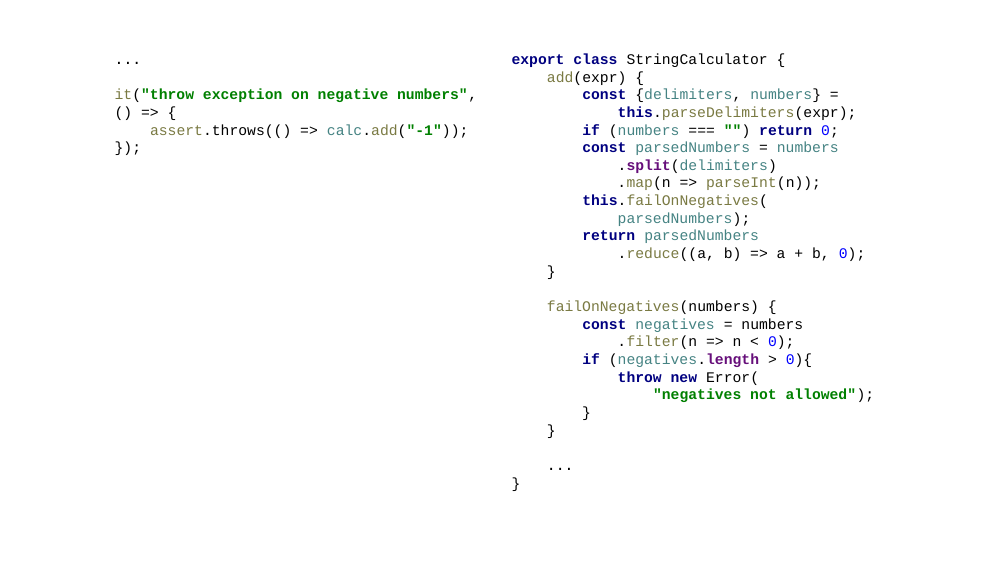
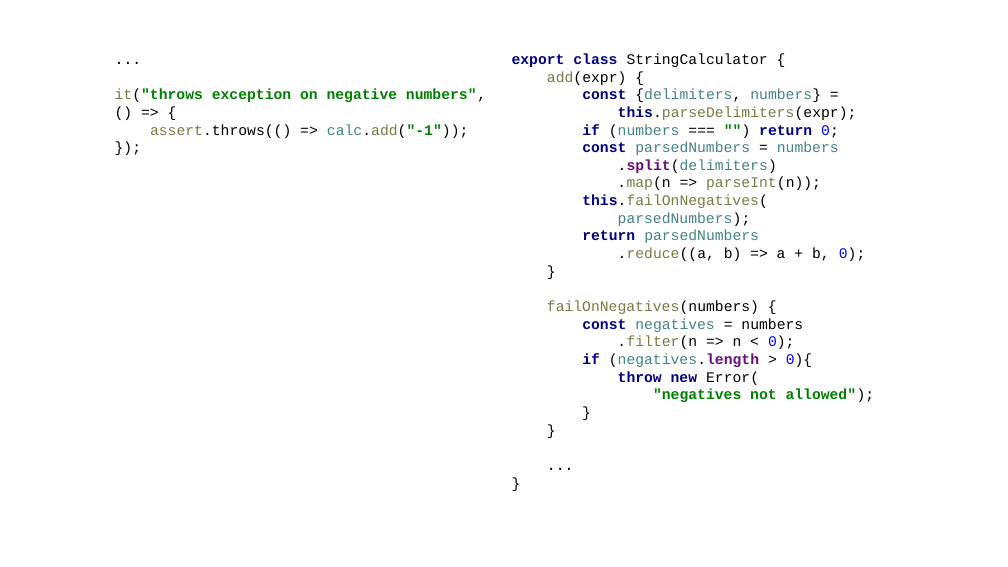
Before and after one commit to kontur-courses/tdd, a slide deck: slide 16 of js/StringCalculator TDD Kata JS.pptx. Drawn at 1008x567 pixels with LibreOffice and Linux fonts; fonts in the diff are those of the drawing. Boxes give left, top, right and bottom in pixels: in the first picture for what was removed or moved away, otherwise in the second. Text is boxed around its words. In the diff, an @@ line names an element or a change of style, - is before the commit and + after.

```diff
--- a/js/StringCalculator TDD Kata JS.pptx
+++ b/js/StringCalculator TDD Kata JS.pptx
@@ text at bbox=[115, 89, 486, 138]: text changed @@
-it("throw exception on negative numbers",
-() => {
-assert.throws(() => calc.add("-1"));
-});
+it("throws exception on negative numbers",
+() => {
+assert.throws(() => calc.add("-1"));
+});
```
Also in this commit, not shown: 10 other slides changed, 1 slide added, 1 slide removed, 3 other files.
